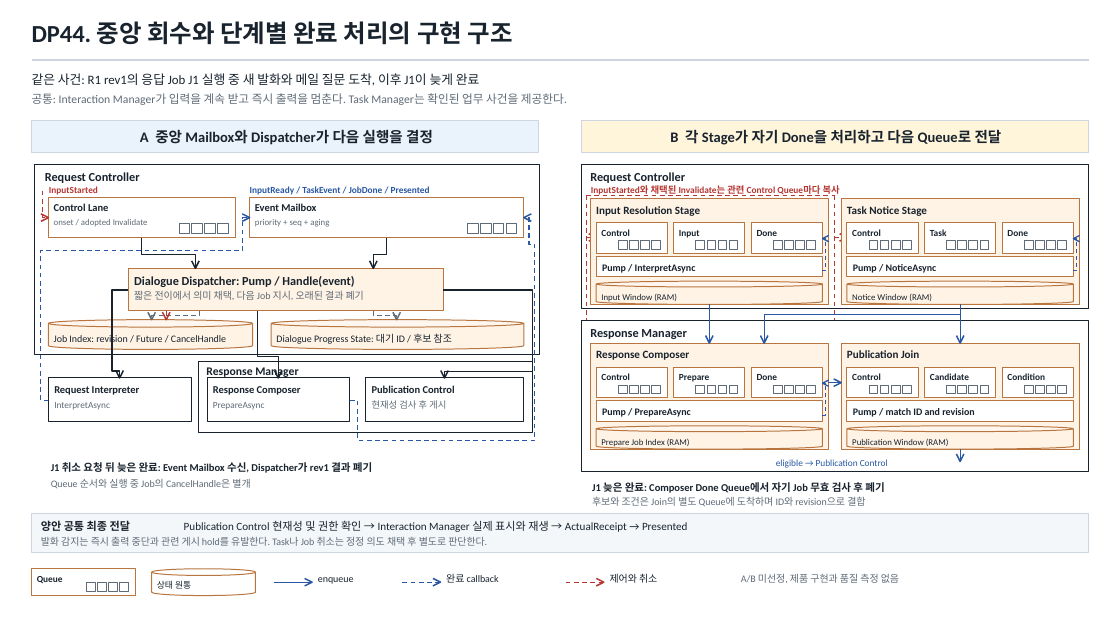
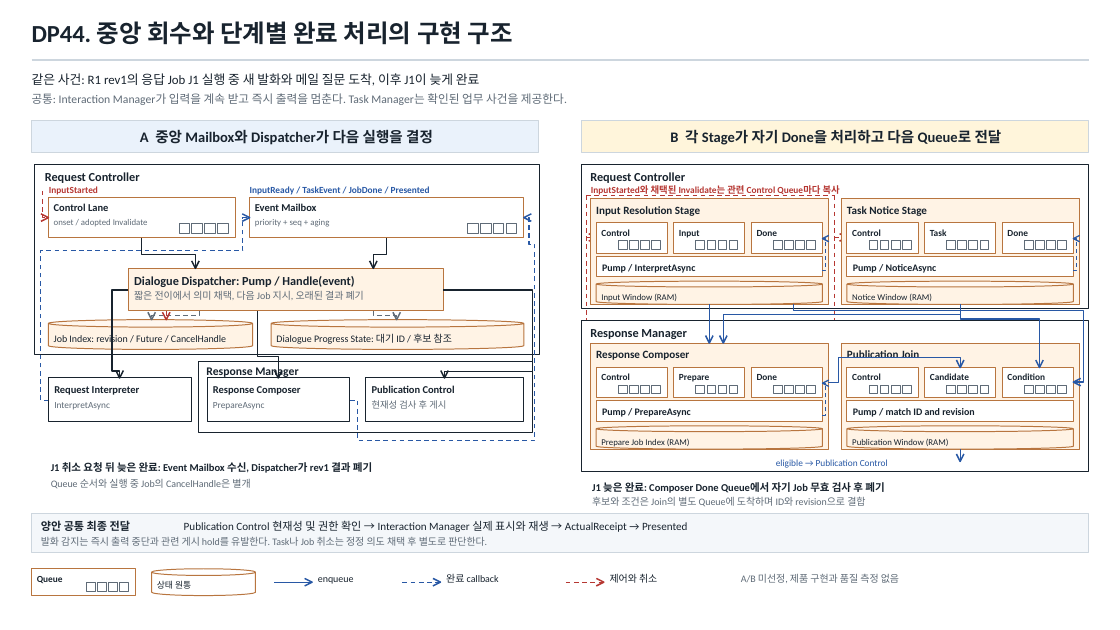
Before and after one commit to cbyche/via-sw-architecture, a slide deck: slide 1 of docs/presentations_files/dp-comparison/VIA-DP44-implementation-comparison.pptx. Drawn at 1120x630 pixels with LibreOffice and Linux fonts; fonts in the diff are those of the drawing. Boxes give left, top, right and bottom in pixels: in the first picture for what was removed or moved away, otherwise in the second. Text is boxed around its words. In the diff, an @@ line names an element or a change of style, - is before the commit and + after.

```diff
--- a/docs/presentations_files/dp-comparison/VIA-DP44-implementation-comparison.pptx
+++ b/docs/presentations_files/dp-comparison/VIA-DP44-implementation-comparison.pptx
@@ freeform shape resized from (x1=764, y1=305, x2=960, y2=343) to (x1=724, y1=305, x2=960, y2=343) @@
@@ freeform shape added at (x1=794, y1=305, x2=1084, y2=382), outline #2858A5 1.5 pt @@
@@ freeform shape resized from (x1=960, y1=305, x2=960, y2=343) to (x1=960, y1=305, x2=1040, y2=367) @@
@@ freeform shape moved from (x1=760, y1=335, x2=768, y2=343) to (x1=720, y1=335, x2=727, y2=343) @@
@@ freeform shape resized from (x1=828, y1=382, x2=841, y2=382) to (x1=828, y1=358, x2=960, y2=383) @@
@@ freeform shape moved from (x1=834, y1=379, x2=841, y2=386) to (x1=956, y1=360, x2=964, y2=367) @@
@@ freeform shape moved from (x1=956, y1=335, x2=964, y2=343) to (x1=1036, y1=360, x2=1043, y2=367) @@
@@ freeform shape added at (x1=1074, y1=379, x2=1081, y2=386), outline #2858A5 1.92 pt @@
```
Also in this commit, not shown: 8 other files.
